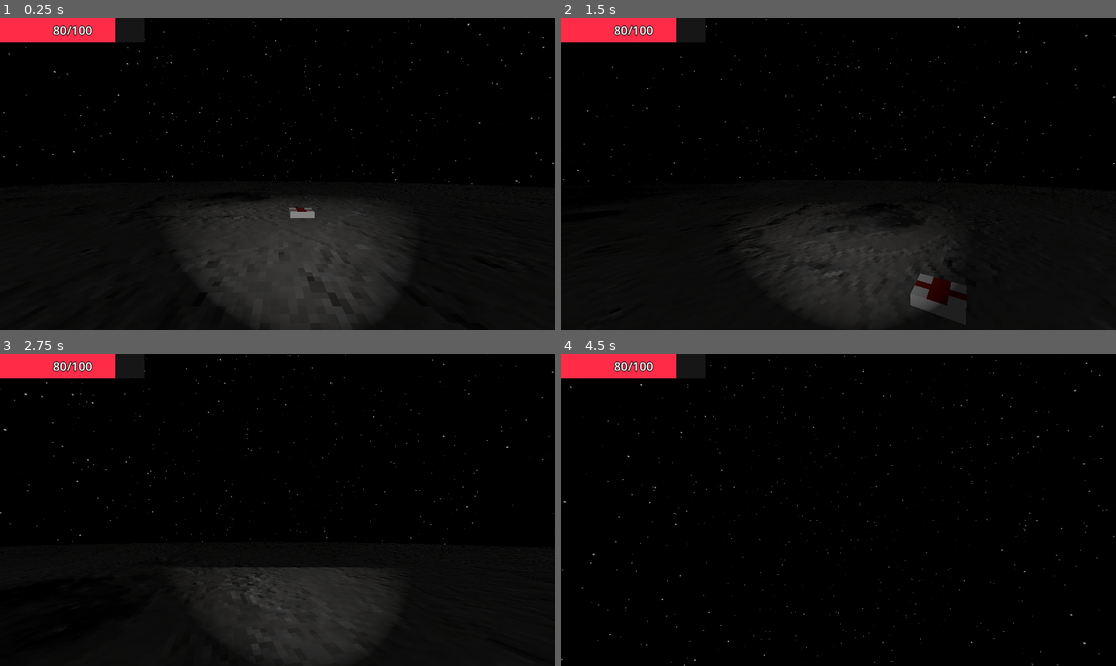
Above: before the commit, frames 1-4 (two rows, left to right).
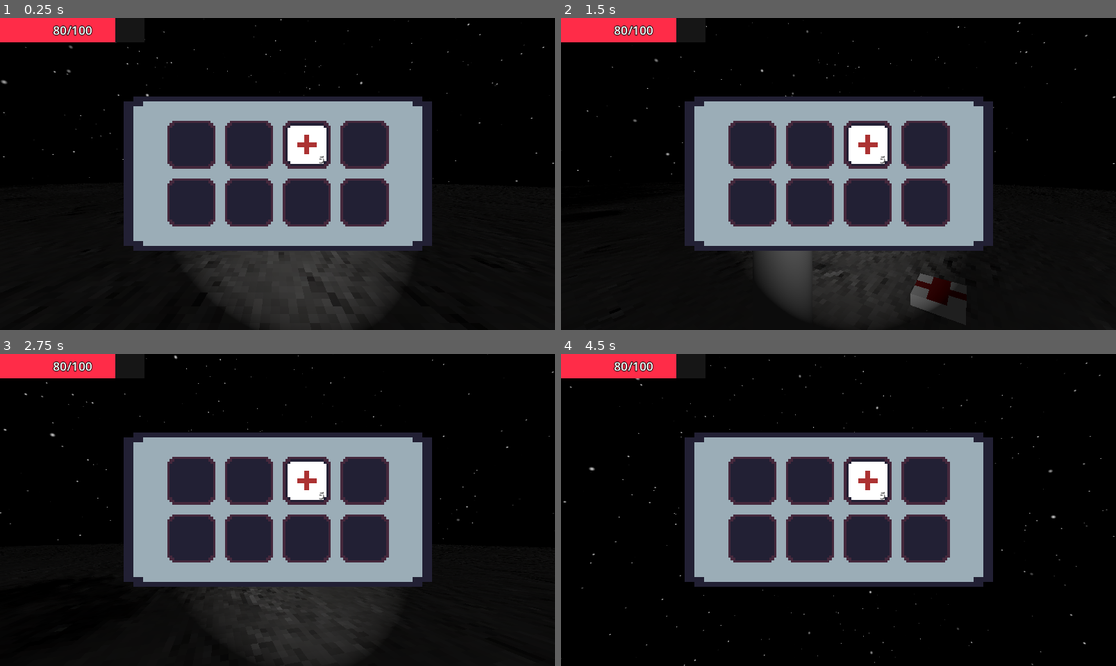
Above: after the commit, the same moments.

Repository: antoniovalentic/song-of-luna-prototype
Game: Godot game, scene res://main-scene.tscn
Same seed, same stepped clock (60 frames per second), same inputs: the game is played once before the commit and once after it.
Inputs (mouse positions are in pixels of both pictures, inside the frame that each line leads up to):
- Up to frame 1 (0.25 s): no input
- Up to frame 2 (1.5 s): tap Enter at 0.5 s; move the mouse to (866, 174) at 0.52 s; hold E (interact_action) 0.53-1.28 s; hold W (move_forward) from 0.53 s (still down); tap Space (jump) at 0.77 s; move the mouse to (810, 174) at 1.27 s; tap E (interact_action) at 1.35 s
- Up to frame 3 (2.75 s): keep holding W (move_forward); tap Space (jump) at 1.52 s; move the mouse to (288, 503) at 2.02 s; hold E (interact_action) from 2.03 s (still down)
- Up to frame 4 (4.5 s): move the mouse to (832, 516) at 2.77 s; release E (interact_action) at 2.78 s; tap E (interact_action) at 2.85, 4.35 s; tap Space (jump) at 3.02, 3.77 s; move the mouse to (877, 513) at 3.52 s; hold E (interact_action) 3.53-4.28 s; tap Escape (ui_cancel) at 4.15 s; move the mouse to (672, 463) at 4.27 s; release W (move_forward) at 4.28 s; hold A (move_left) from 4.28 s (still down)

The runs differ from the first frame. In frame 1, 25% of the frame differs, in the area x 0-100%, y 0-75%; in frame 2, 27%; in frame 3, 27%; in frame 4, 27%, in the area x 0-100%, y 0-100%.

Commit message:
Sky shader testing and menu GUI

Diff:
--- a/main-scene.tscn
+++ b/main-scene.tscn
@@ -11,7 +11,7 @@
 shader_parameter/star_base_color = Color(1, 1, 1, 1)
 shader_parameter/star_hue_offset = 0.6
 shader_parameter/star_intensity = 0.08
-shader_parameter/layer_scale = 20.0
+shader_parameter/layer_scale = 10.0
 shader_parameter/layer_scale_step = 10.0
 shader_parameter/layers_count = 3
 
@@ -36,22 +36,37 @@
 
 [sub_resource type="CylinderShape3D" id="CylinderShape3D_ikr7s"]
 
-[node name="Main" type="Node3D"]
+[sub_resource type="CylinderMesh" id="CylinderMesh_yrcjo"]
 
-[node name="WorldEnvironment" type="WorldEnvironment" parent="."]
+[sub_resource type="CylinderShape3D" id="CylinderShape3D_vlrd5"]
+
+[node name="Main" type="Node"]
+
+[node name="Level" type="Node3D" parent="."]
+
+[node name="WorldEnvironment" type="WorldEnvironment" parent="Level"]
 environment = SubResource("Environment_iif2h")
 
-[node name="Player" parent="." instance=ExtResource("2_m1uo0")]
+[node name="Player" parent="Level" instance=ExtResource("2_m1uo0")]
 transform = Transform3D(1, 0, 0, 0, 1, 0, 0, 0, 1, -4.19277, 0, 0)
 
-[node name="Ground" type="StaticBody3D" parent="."]
+[node name="Ground" type="StaticBody3D" parent="Level"]
 transform = Transform3D(100, 0, 0, 0, 100, 0, 0, 0, 100, 0, -100, 0)
 
-[node name="MeshInstance3D" type="MeshInstance3D" parent="Ground"]
+[node name="MeshInstance3D" type="MeshInstance3D" parent="Level/Ground"]
 mesh = SubResource("CylinderMesh_tusn2")
 
-[node name="CollisionShape3D" type="CollisionShape3D" parent="Ground"]
+[node name="CollisionShape3D" type="CollisionShape3D" parent="Level/Ground"]
 shape = SubResource("CylinderShape3D_ikr7s")
 
-[node name="SmallHealth" parent="." instance=ExtResource("4_eh8b4")]
+[node name="SmallHealth" parent="Level" instance=ExtResource("4_eh8b4")]
 transform = Transform3D(1, 0, 0, 0, 1, 0, 0, 0, 1, -5.21274, 0, 8.76288)
+
+[node name="StaticBody3D" type="StaticBody3D" parent="Level"]
+transform = Transform3D(1, 0, 0, 0, 1, 0, 0, 0, 1, -3.04227, 1, 6.27104)
+
+[node name="MeshInstance3D" type="MeshInstance3D" parent="Level/StaticBody3D"]
+mesh = SubResource("CylinderMesh_yrcjo")
+
+[node name="CollisionShape3D" type="CollisionShape3D" parent="Level/StaticBody3D"]
+shape = SubResource("CylinderShape3D_vlrd5")
--- a/scripts/inventory_ui.gd
+++ b/scripts/inventory_ui.gd
@@ -4,33 +4,10 @@
 @onready var inventory: Inventory = preload("res://resources/inventory/player_inventory.tres")
 @onready var ui_slots = $GridContainer.get_children()
 
-var is_open = false
-
 func _ready():
 	inventory.slots_updated.connect(update_slots)
 	update_slots()
-	close()
-
-func _input(event: InputEvent):
-	if event.is_action_pressed("ui_inventory"):
-		if is_open:
-			close()
-		else:
-			open()
-	elif event.is_action_pressed("ui_cancel"):
-		if is_open:
-			close()
 
 func update_slots():
 	for i in range(min(inventory.slots.size(), ui_slots.size())):
 		ui_slots[i].update(inventory.slots[i])
-
-func close():
-	visible = false
-	is_open = false
-	Input.mouse_mode = Input.MOUSE_MODE_CAPTURED
-
-func open():
-	visible = true
-	is_open = true
-	Input.mouse_mode = Input.MOUSE_MODE_VISIBLE
--- /dev/null
+++ b/scripts/menu_gui.gd
@@ -0,0 +1,27 @@
+extends Control
+class_name MenuGUI
+
+var is_open = false
+
+func _ready():
+	close()
+
+func _input(event: InputEvent):
+	if event.is_action_pressed("ui_inventory"):
+		if is_open:
+			close()
+		else:
+			open()
+	elif event.is_action_pressed("ui_cancel"):
+		if is_open:
+			close()
+
+func close():
+	visible = false
+	is_open = false
+	Input.mouse_mode = Input.MOUSE_MODE_CAPTURED
+
+func open():
+	visible = true
+	is_open = true
+	Input.mouse_mode = Input.MOUSE_MODE_VISIBLE
--- a/shaders/space-sky-visual.tres
+++ b/shaders/space-sky-visual.tres
@@ -44,7 +44,6 @@
 
 }
 "
-graph_offset = Vector2(-54.0033, 40.9704)
 mode = 3
 flags/use_half_res_pass = false
 flags/use_quarter_res_pass = false
--- a/shaders/space-sky.gdshader
+++ b/shaders/space-sky.gdshader
@@ -21,10 +21,6 @@
 uniform vec3 star_base_color: source_color = vec3(0.8, 1.0, 0.3);
 uniform float star_hue_offset: hint_range(0., 1.) = 0.6;
 uniform float star_intensity: hint_range(0., 0.2) = 0.08;
-#ifdef USE_TWINKLE
-uniform float star_twinkle_speed: hint_range(0.0, 2.0) = 0.8;
-uniform float star_twinkle_intensity: hint_range(0.0, 1.0) = 0.2;
-#endif
 
 group_uniforms layers;
 uniform float layer_scale: hint_range(0., 60.) = 20.;
@@ -111,6 +107,10 @@
 
 		vec3 star_color = star * hue((COLOR + star_base_color), rand.y * star_hue_offset, 1);
 
+        /*float culling_limit_min = 0.5;
+        float culling_limit_max = 0.5;
+		star_color = smoothstep(vec3(culling_limit_min), vec3(culling_limit_max), star_color);*/
+
 		COLOR += star_color;
 	}
 }
Not shown: 1 places in main-scene.tscn that only renumber resources
